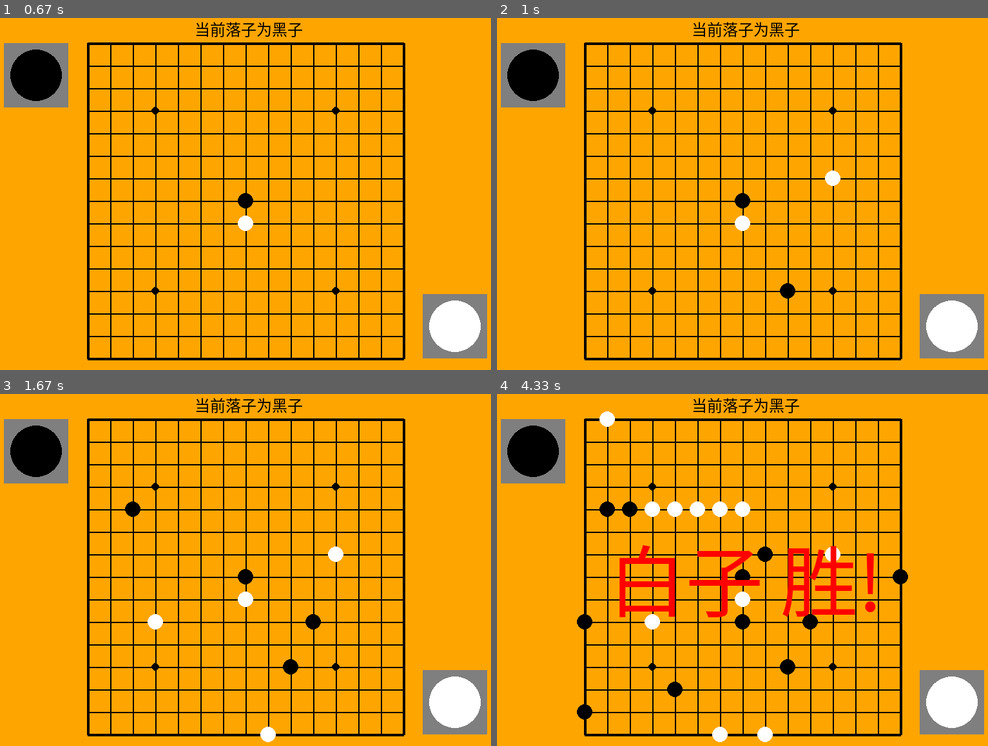
Above: before the commit, frames 1-4 (two rows, left to right).
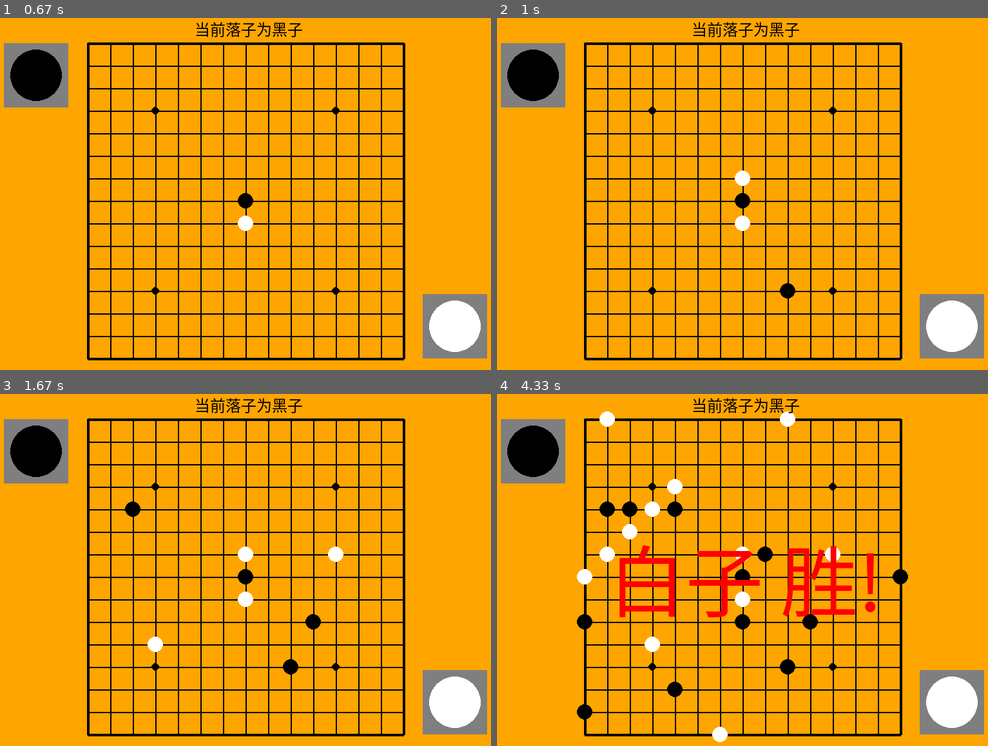
Above: after the commit, the same moments.

Repository: seancheng33/PygameProject
Game: pygame game, started from gobang/gobang.py
The game is run twice, just before and just after one commit, with the same random seed, the same clock (stepped at 60 frames per second) and the same inputs.
Inputs (mouse positions are in pixels of both pictures, inside the frame that each line leads up to):
- Up to frame 1 (0.67 s): click (250, 201) at 0.38 s
- Up to frame 2 (1 s): click (796, 285) at 0.72 s
- Up to frame 3 (1.67 s): click (309, 608) at 1.05 s; click (127, 499) at 1.38 s
- Up to frame 4 (4.33 s): click (747, 622) at 1.72 s; click (673, 496) at 2.05 s; click (904, 566) at 2.38 s; click (580, 615) at 2.72 s; click (595, 503) at 3.05 s; click (767, 562) at 3.42 s; click (668, 689) at 3.88 s; click (590, 721) at 4.22 s

Frame 1 is identical in both runs. In frame 2, 0.2% of the frame differs, in the area x 48-70%, y 43-48%; in frame 3, 0.4%; in frame 4, 1.3%, in the area x 16-61%, y 4-99%.

Commit message:
白子的算法，略作调整。

Diff:
--- a/gobang/ComputerAI.py
+++ b/gobang/ComputerAI.py
@@ -312,6 +312,12 @@
     else:
         if len(whitePoint[maxWhite]) == 1:
             x, y = whitePoint[maxWhite][0]
+        elif len(whitePoint[maxWhite]) == 224 and chess_array[7][7] == None:
+            x, y = 7, 7
+        elif len(whitePoint[maxWhite]) > 221:
+            x, y = random.choice([(6, 6), (6, 7), (6, 8), (7, 6), (7, 8), (8, 6), (8, 7), (8, 8)])
+            while not chess_array[x][y] == None:
+                x, y = random.choice([(6, 6), (6, 7), (6, 8), (7, 6), (7, 8), (8, 6), (8, 7), (8, 8)])
         else:
             x, y = random.choice(whitePoint[maxWhite])
 
--- a/gobang/gobang.py
+++ b/gobang/gobang.py
@@ -109,7 +109,6 @@
     chess_array = [[None for i in range(COL)] for j in range(ROW)]  # 存储棋子的状态
     isblack = True  # 当前是否为黑子下，这个判断条件有多种用途，用在判断现在是谁落子，以及谁落子后获得了胜利。
     iswin = False
-    isFirst = True
 
     while True:
         screen.fill(ORANGE)  # 绘制背景的颜色
@@ -161,16 +160,7 @@
                     #     isblack = True
 
         if not iswin and not isblack:
-            if isFirst:
-                if chess_array[7][7] == None:
-                    x, y = 7, 7
-                else:
-                    x, y = random.choice([(6, 6), (6, 7), (6, 8), (7, 6), (7, 8), (8, 6), (8, 7), (8, 8)])
-                    while not chess_array[x][y] == None:
-                        x, y = random.choice([(6, 6), (6, 7), (6, 8), (7, 6), (7, 8), (8, 6), (8, 7), (8, 8)])
-                isFirst = False
-            else:
-                x, y = ComputerAI.ai_scan(chess_array)
+            x, y = ComputerAI.ai_scan(chess_array)
             # 设定白子在数组中的数值为2
             chess_array[x][y] = 'white'
             if game_win(chess_array, 'white'):
Not shown, changed: gobang/readme.md
